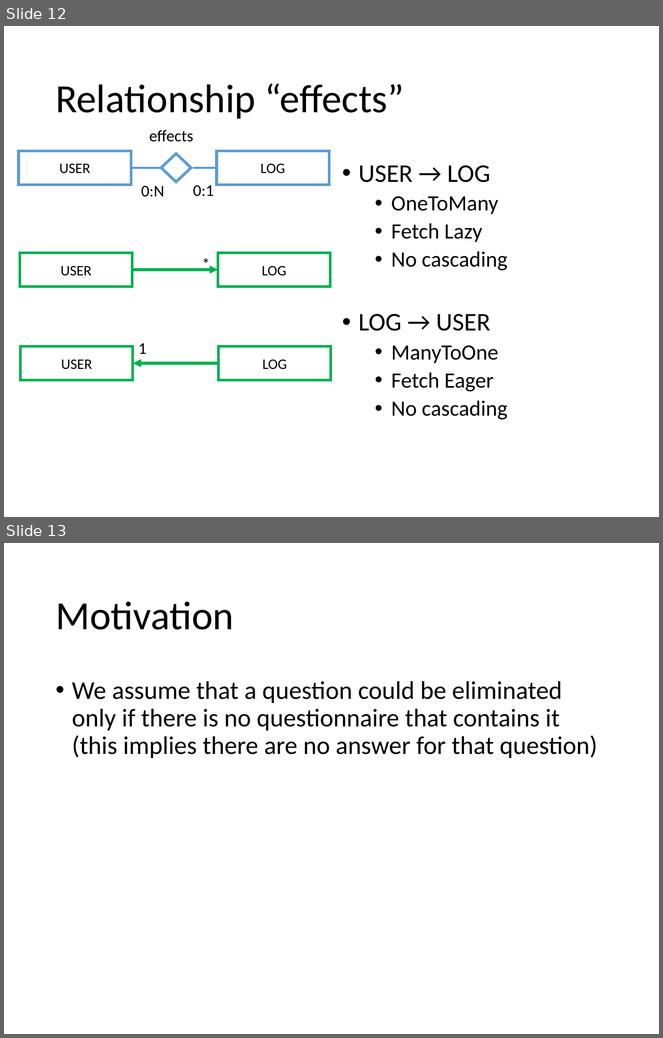
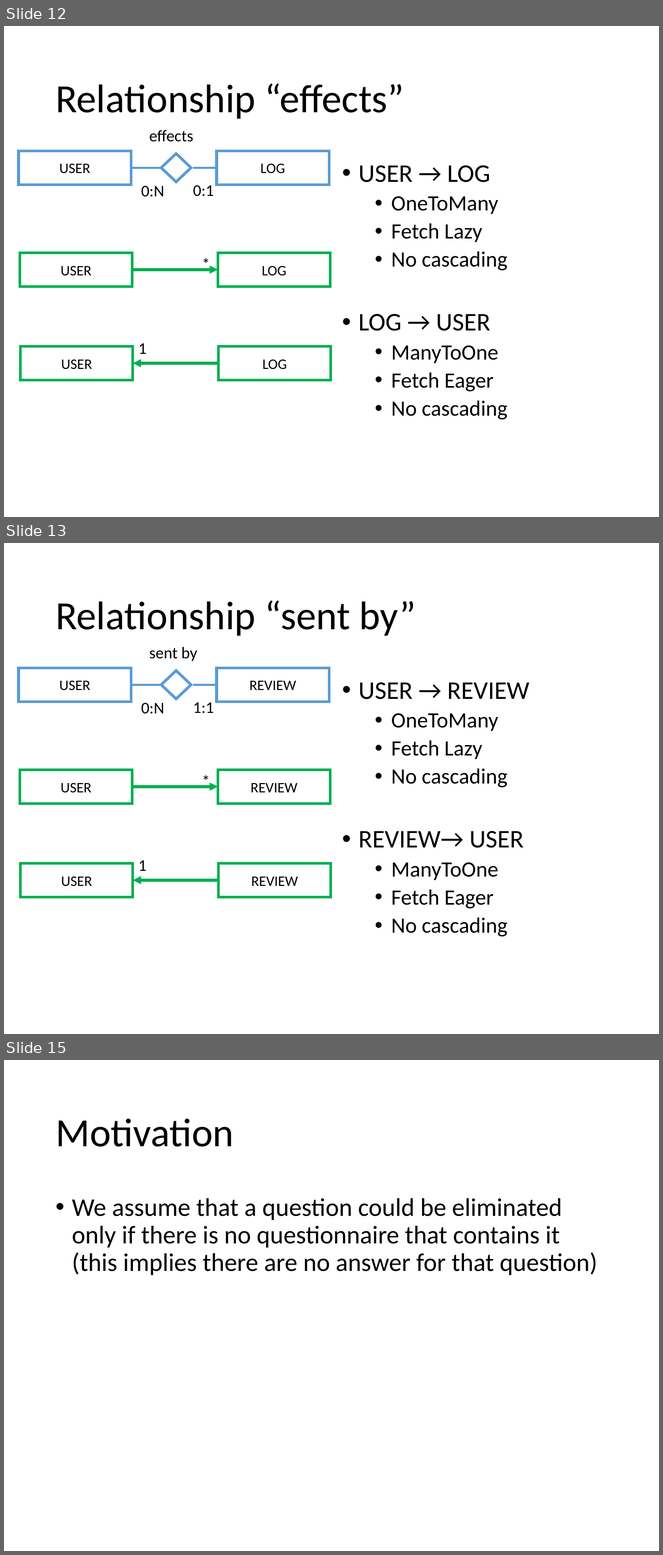
Before and after one commit to Paso198/Gamified-Marketing-Application, a slide deck: Design.pptx. Shown one above the other, each under a label of ours: slides 12 and 13 before the commit, slides 12, 13 and 15 after it; the slides between them are not shown. The pictures are 663x1038 and 663x1555 pixels, drawn with LibreOffice and Linux fonts; fonts in the diff are those of the drawing. Boxes give left, top, right and bottom in pixels: in the first picture for what was removed or moved away, otherwise in the second. Text is boxed around its words. In the diff, an @@ line names an element or a change of style, - is before the commit and + after.

Commit message:
updated doc, er & review is now lob

```diff
--- a/Design.pptx
+++ b/Design.pptx
@@ slide 13 added at [4, 543, 659, 1034], background #FFFFFF @@
@@ title added at [55, 600, 416, 636], 44 pt, text #000000 @@
+Relationship “sent by”
@@ text added at [149, 647, 197, 661], 18 pt, text #000000 @@
+sent by
@@ rectangle added at [19, 668, 131, 702], fill #FFFFFF, outline #5B9BD5 3 pt, 16 pt, text #000000 @@
+USER
@@ diamond added at [161, 671, 191, 700], fill #FFFFFF, outline #5B9BD5 3 pt @@
@@ rectangle added at [217, 668, 330, 702], fill #FFFFFF, outline #5B9BD5 3 pt, 16 pt, text #000000 @@
+REVIEW
@@ text added at [359, 682, 530, 937], 24 pt, text #000000 @@
+• USER → REVIEW
+  • OneToMany
+  • Fetch Lazy
+  • No cascading
+• REVIEW→ USER
+  • ManyToOne
+  • Fetch Eager
+  • No cascading
@@ line added from (161, 685) to (131, 685), #5B9BD5 2.25 pt @@
@@ line added from (217, 685) to (193, 685), #5B9BD5 2.25 pt @@
@@ text added at [141, 703, 165, 714], 18 pt, text #000000 @@
+0:N
@@ text added at [193, 702, 214, 714], 18 pt, text #000000 @@
+1:1
@@ rectangle added at [20, 770, 132, 804], outline #00B050 3 pt, 16 pt, text #000000 @@
+USER
@@ text added at [195, 768, 217, 794], 18 pt, text #000000 @@
+*
@@ rectangle added at [218, 770, 331, 804], outline #00B050 3 pt, 16 pt, text #000000 @@
+REVIEW
@@ arrow added from (132, 787) to (218, 787), #00B050 3 pt @@
@@ rectangle added at [21, 863, 133, 898], outline #00B050 3 pt, 16 pt, text #000000 @@
+USER
@@ text added at [138, 860, 146, 871], 18 pt, text #000000 @@
+1
@@ rectangle added at [218, 863, 331, 898], outline #00B050 3 pt, 16 pt, text #000000 @@
+REVIEW
@@ arrow added from (218, 880) to (133, 880), #00B050 3 pt @@
@@ what was slide 13 is now slide 15 @@
```
Also in this commit, not shown: 9 slides changed, 3 other slides added, 1 slide removed, 3 other files.
